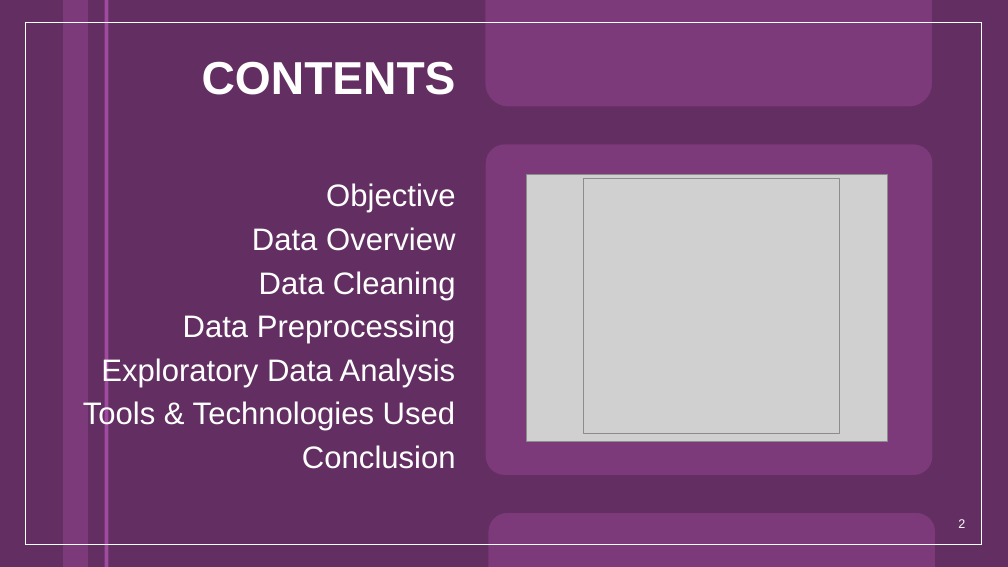
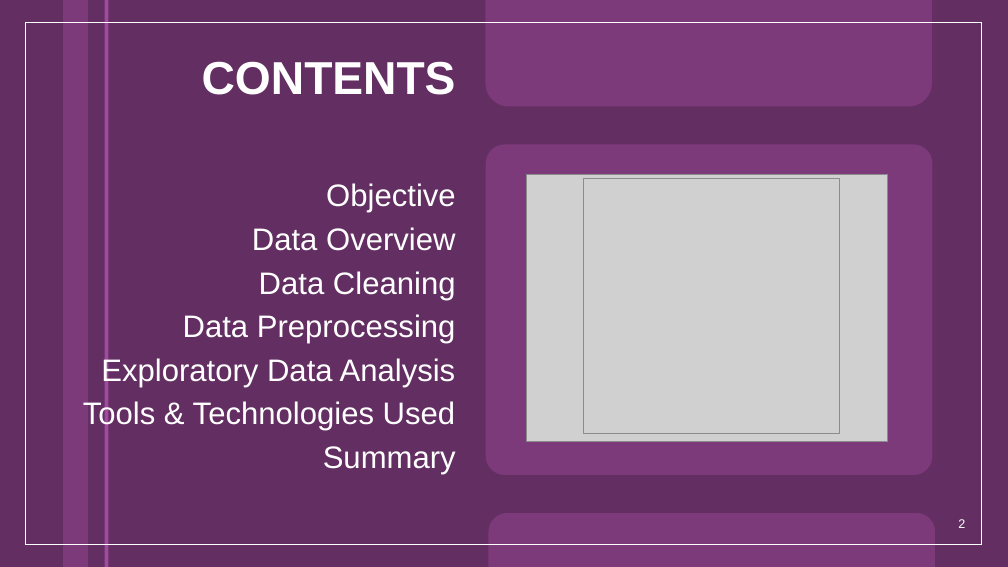
Before and after one commit to ivarunmalhotra/Top-Insta-Influencers-Analysis, a slide deck: slide 2 of TopInstagramAnalysis_ProjectReport.pptx. Drawn at 1008x567 pixels with LibreOffice and Linux fonts; fonts in the diff are those of the drawing; grey boxes stand for pictures. Boxes give left, top, right and bottom in pixels: in the first picture for what was removed or moved away, otherwise in the second. Text is boxed around its words. In the diff, an @@ line names an element or a change of style, - is before the commit and + after.

Commit message:
updated ppt

```diff
--- a/TopInstagramAnalysis_ProjectReport.pptx
+++ b/TopInstagramAnalysis_ProjectReport.pptx
@@ text at [323, 446, 456, 474]: text changed @@
-Conclusion
+Summary
```
Also in this commit, not shown: 1 slide added.
